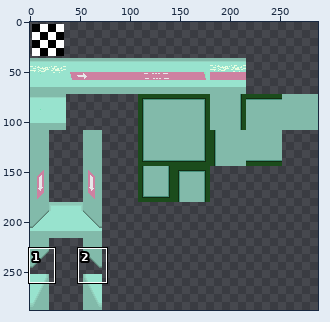
Sprite sheet: CasaDesDiamantes/tilesets/powerplantTiles/output_tileset.png. Above: a wide view before the commit, with the close-up outlined.
Close-up. Before:
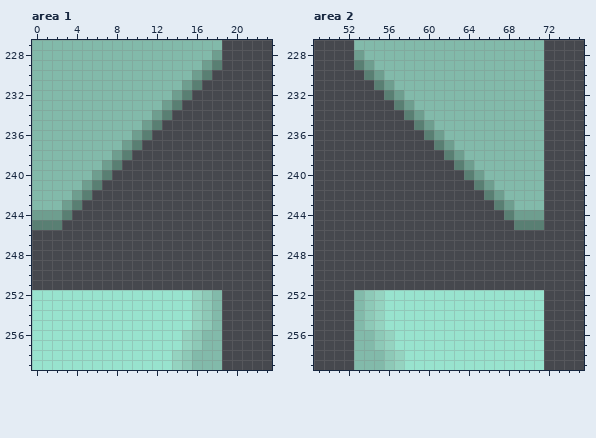
The file is 288x288 pixels. Shown: area 1: x 0..23, y 227..259; area 2: x 49..75, y 227..259. The commit also changed other parts of the picture, which this record leaves out.
The result:
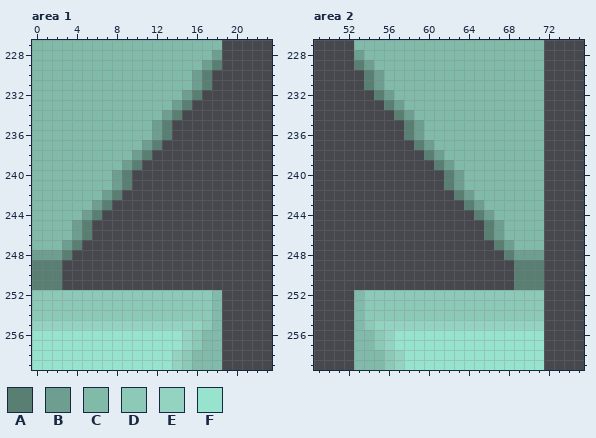
Palette (. is transparent): A #597f73  B #6e9e8f  C #82baaa  D #8dc9b7  E #94d3c0  F #98e3ce
Changes in this commit:
Changed rows in their new state; - is an unchanged pixel.
Area 1:
first column x 0:
231 ---------------CBA
232 --------------CBA-
233 -------------CBA--
234 ------------CBA---
235 -----------CBA----
236 ----------CCBA----
237 ---------CCBA-----
238 --------CCBA------
239 -------CCBA-------
240 ------CCBA--------
241 -----CCCBA--------
242 ----CCCBA---------
243 ---CCCBA----------
244 CCCCCBA-----------
245 CCCCBA------------
246 CCCCBA------------
247 CCCBA-------------
248 BBBA--------------
249 AAA---------------
250 AAA---------------
251 AAA---------------
252 DDDDDDDDDDDDDDDDD-
253 DDDDDDDDDDDDDDDDD-
254 DDDDDDDDDDDDDDDDD-
255 EEEEEEEEEEEEEEEE--
Area 2:
first column x 54:
231 ABC---------------
232 -ABC--------------
233 --ABC-------------
234 ---ABC------------
235 ----ABC-----------
236 ----ABCC----------
237 -----ABCC---------
238 ------ABCC--------
239 -------ABCC-------
240 --------ABCC------
241 --------ABCCC-----
242 ---------ABCCC----
243 ----------ABCCC---
244 -----------ABCCCCC
245 ------------ABCCCC
246 ------------ABCCCC
247 -------------ABCCC
248 --------------ABBB
249 ---------------AAA
250 ---------------AAA
251 ---------------AAA
252 -DDDDDDDDDDDDDDDDD
253 -DDDDDDDDDDDDDDDDD
254 -DDDDDDDDDDDDDDDDD
255 --EEEEEEEEEEEEEEEE
Where, in picture pixels (left, top, right, bottom), the same in both close-ups:
changed: (32, 80, 212, 330)
changed: (364, 80, 544, 330)
